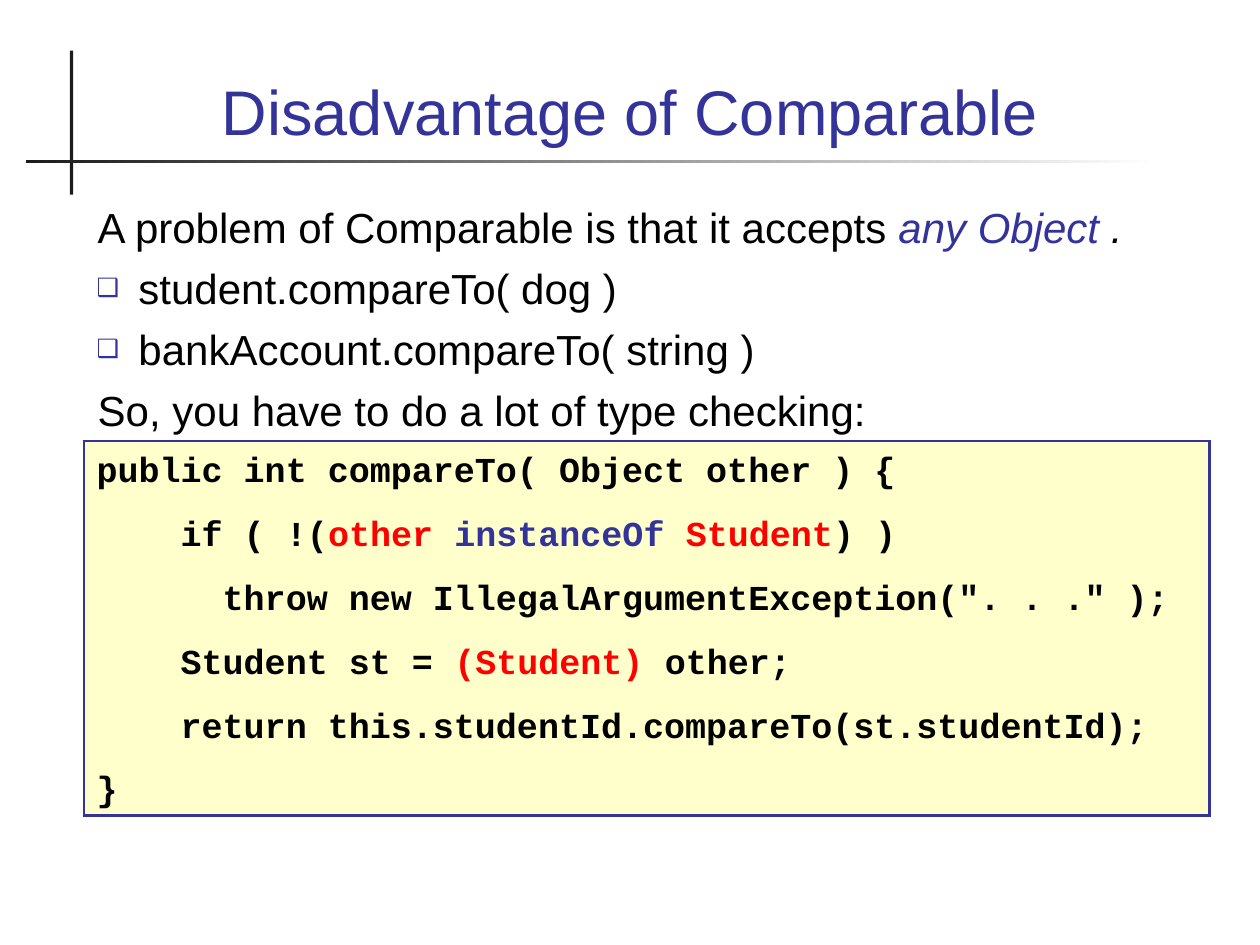
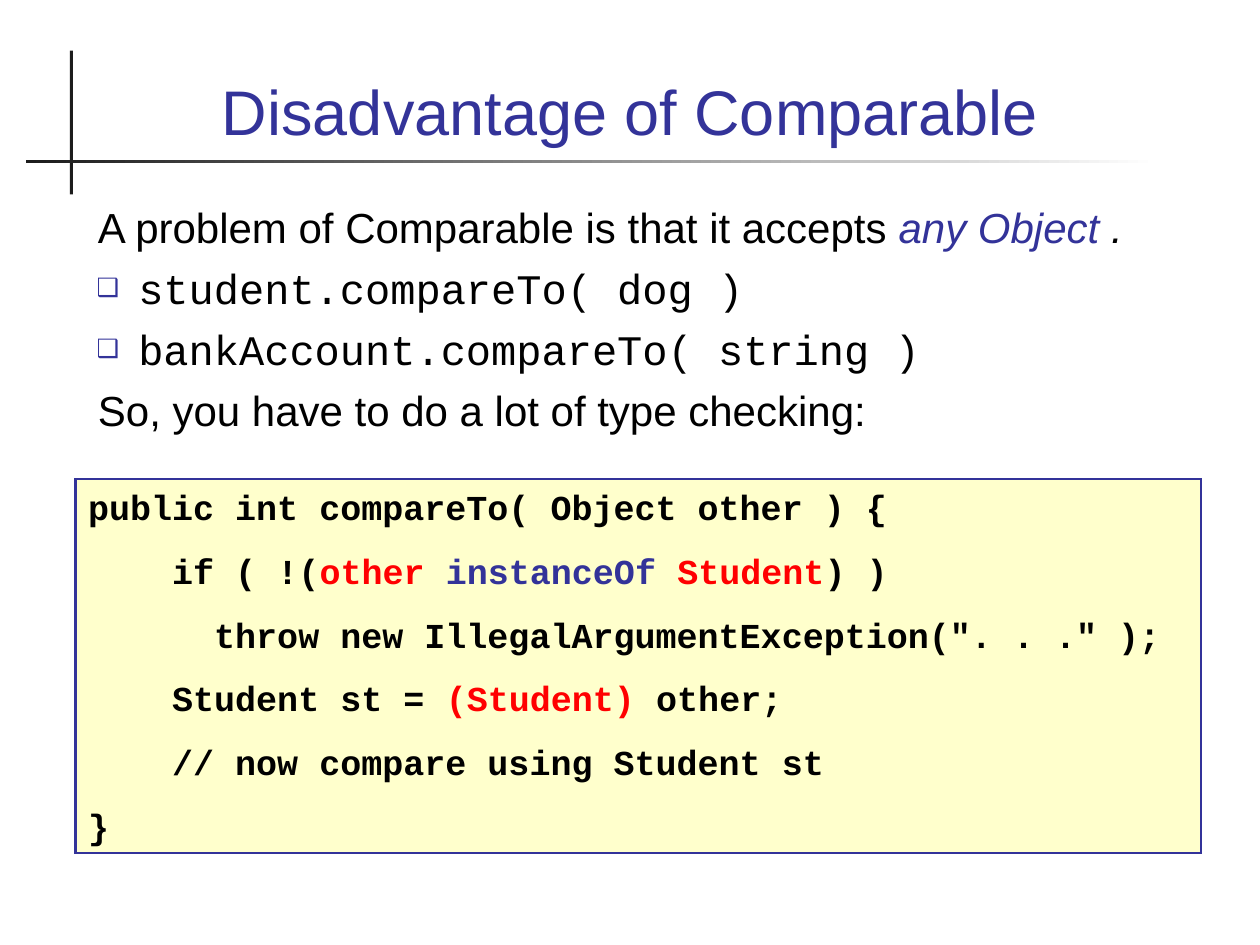
Before and after one commit to skeoop/skeoop.github.io, a slide deck: slide 18 of week2/2-Interfaces.ppt (slide 12 before the commit). Drawn at 1260x945 pixels with LibreOffice and Linux fonts; fonts in the diff are those of the drawing. Boxes give left, top, right and bottom in pixels: in the first picture for what was removed or moved away, otherwise in the second. Text is boxed around its words. In the diff, an @@ line names an element or a change of style, - is before the commit and + after.

```diff
--- a/week2/2-Interfaces.ppt
+++ b/week2/2-Interfaces.ppt
@@ text at bbox=[138, 274, 869, 374]: font Arial to Courier New in "student.compareTo( dog )", "bankAccount.compareTo( string )" @@
@@ rectangle "public int compareTo( Object other ...": place and size @@
-rectangle "public int compareTo( Object other ..." at bbox=[84, 441, 1210, 815]
+rectangle "public int compareTo( Object other ..." at bbox=[76, 479, 1201, 853]
@@ text in rectangle at bbox=[235, 751, 824, 783]: text changed @@
-return this.studentId.compareTo(st.studentId);
+// now compare using Student st
```
Also in this commit, not shown: 18 other slides changed, 7 slides added, 1 slide removed, 1 other file.
